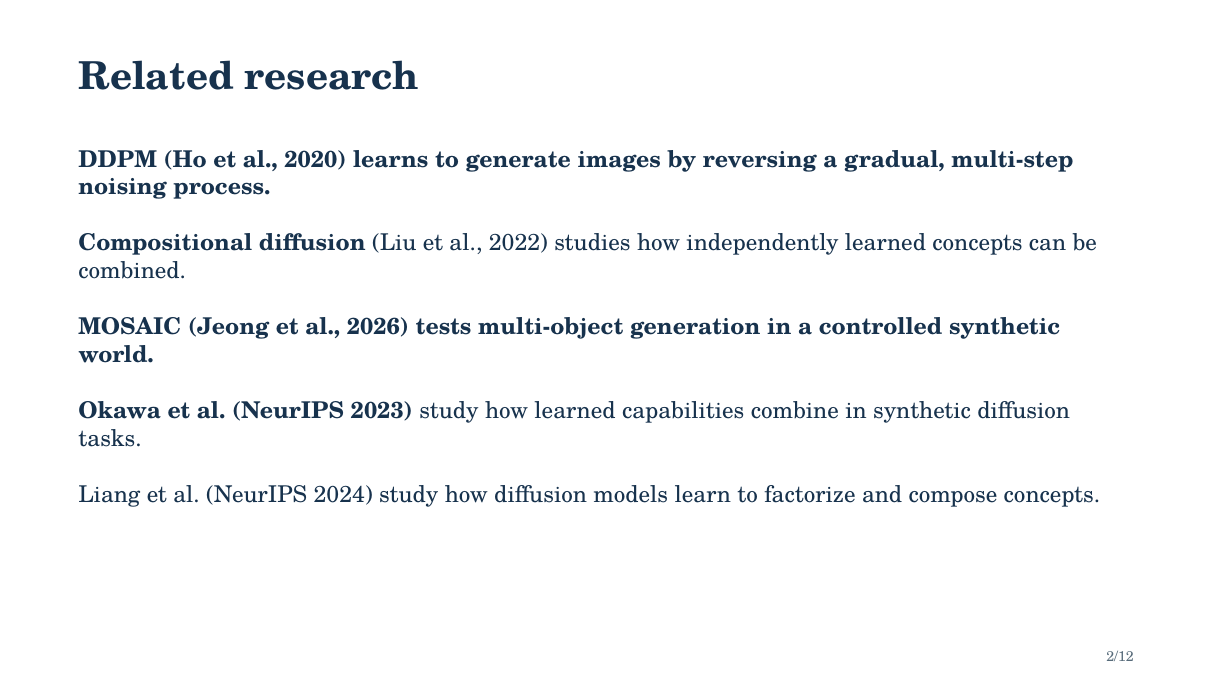
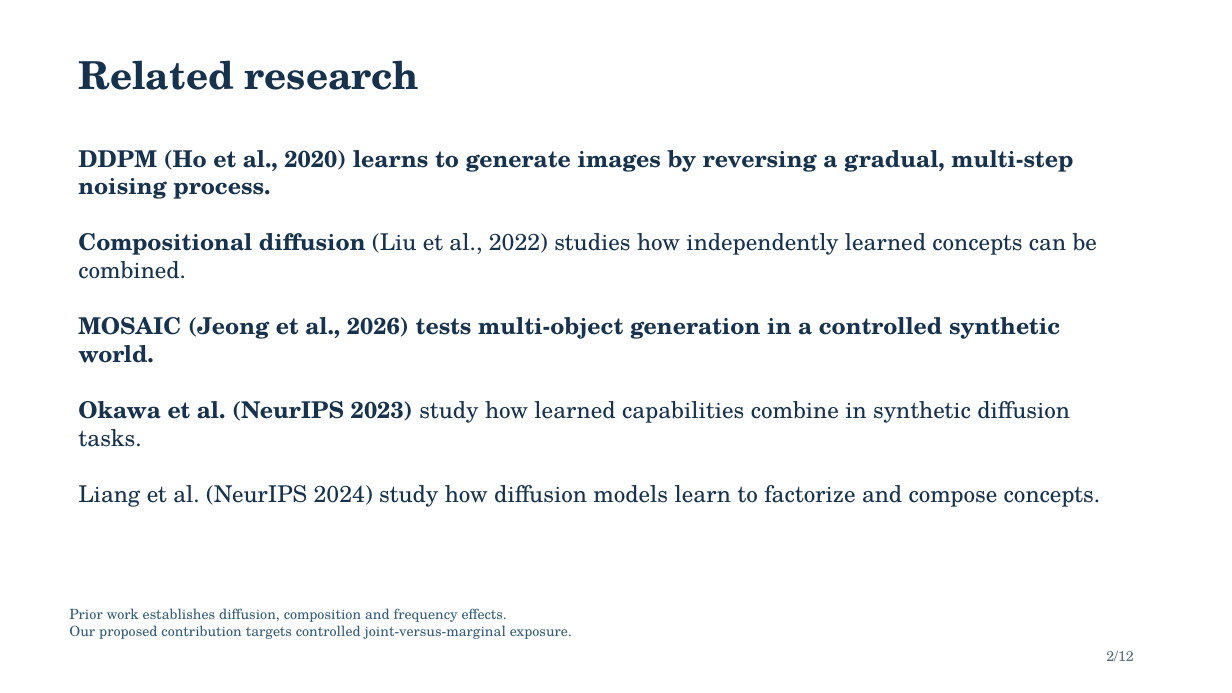
Before and after one commit to Space-Dev0/muadib, a slide deck: slide 2 of presentation/powerpoint/submission-final.pptx. Drawn at 1232x693 pixels with LibreOffice and Linux fonts; fonts in the diff are those of the drawing. Boxes give left, top, right and bottom in pixels: in the first picture for what was removed or moved away, otherwise in the second. Text is boxed around its words. In the diff, an @@ line names an element or a change of style, - is before the commit and + after.

Commit message:
docs: expand networking and presentation context
Add the six proposed hypotheses, protocol-layer details, throughput definitions, and the measured networking figure to the paper. Expand all twelve slides with additional explanations and describe the verified coordination, retry, and integrity mechanisms.

```diff
--- a/presentation/powerpoint/submission-final.pptx
+++ b/presentation/powerpoint/submission-final.pptx
@@ text added at box(69, 608, 572, 639), 11 pt, text #355D78 @@
+Prior work establishes diffusion, composition and frequency effects.
+Our proposed contribution targets controlled joint-versus-marginal exposure.
```
Also in this commit, not shown: 11 other slides changed, 5 other files.
